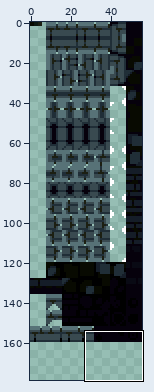
Two states of a sprite sheet, sprites/spr_nexus_foreground_tileset_1/edfb4a30-14fc-408e-8716-15761f76d7bc.png. The first picture is a wide view before the edit; the outline marks the close-up.
Close-up. Old version:
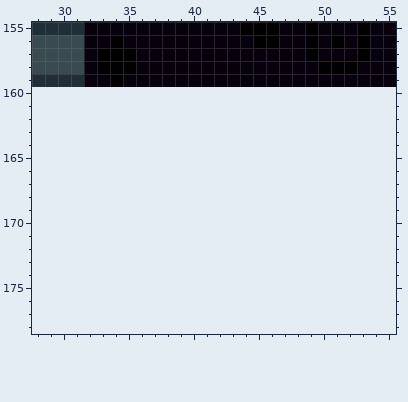
The file is 56x160 pixels. Shown: x 28..55, y 155..178. The old version is drawn lined up with the new one, on the new canvas. The wide view leaves out empty margins.
After:
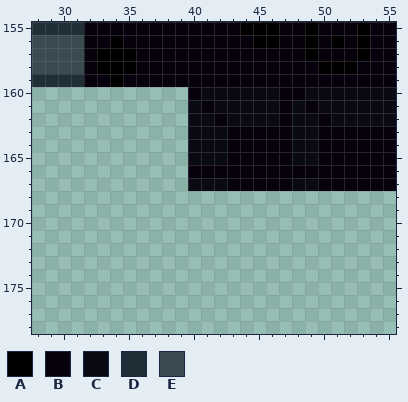
Palette (. is transparent): A #000000  B #06010c  C #090a14  D #202e37  E #394a50
From old to new:
canvas 56x160 -> 56x240
Colour B now appears in row 160 at x 40 and 47 to 48; in row 161 at x 41, 47 and 49; in row 162 at x 42, 47 and 50; in rows 163 to 165 at x 43 to 47 and 50 to 55; in row 166 at x 40 to 55; in row 167 at x 43 to 47 and 50 to 55.
Colour C now appears in row 160 at x 41 to 46 and 49 to 55; in row 161 at x 40, 42 to 46, 48 and 50 to 55; in row 162 at x 40 to 41, 43 to 46, 48 to 49 and 51 to 55; in rows 163 to 165 at x 40 to 42 and 48 to 49; in row 167 at x 40 to 42 and 48 to 49.
Changed places in both close-ups, as pixel boxes (x1, y1, x2, y2):
added: (188, 87, 396, 191)
